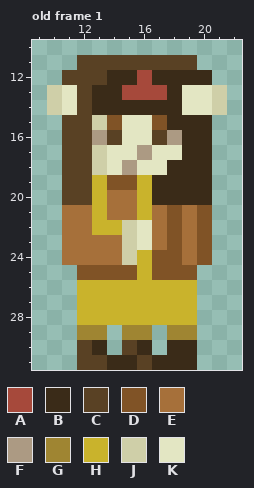
File history of a pixel-art file, assets/Actor/NPC/Fluffy.ase. This is how it looked before the edit.
32x32 pixels, 1 frame. Shown: old frame 1: x 9..22, y 10..31. The commit also changed other frames, which this record leaves out.
Visible layers, top first: "right", "left".
Palette (. is transparent): A #a6493b  B #3a2b18  C #594124  D #805326  E #a6703a  F #ac9a83  G #9f8532  H #c9b32c  J #cfcfa8  K #e3e6c3
Pixels before, old frame 1, first column x 10:
11 ..CCCCCCCC..
12 .CCCBBABBBB.
13 JKCBBAAABKKJ
14 JKCBBBBBBKKJ
15 .CCJDKKDBBB.
16 .CCFCKKCFBB.
17 .CCJKKFKKBB.
18 .CCJKFKKBBB.
19 .CCHDDHBBBB.
20 .CCHEEHBBBB.
21 .EEHEEHEDED.
22 .EEHHJKEDED.
23 .EEEEJKEDED.
24 .EEEEJHDDED.
25 ..DDDDHDDD..
26 ..HHHHHHHH..
27 ..HHHHHHHH..
28 ..HHHHHHHH..
29 ..GG.GG.GG..
30 ..CB.CB.BB..
31 ..CCBBCBBB..
And afterwards:
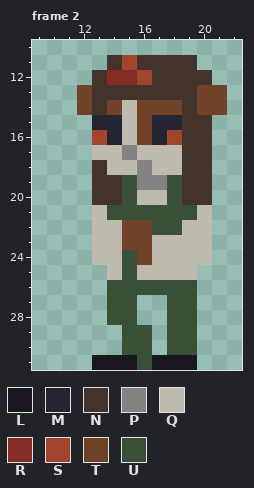
Colours new in this view: L #1b1620  M #242433  N #42332b  P #838383  Q #bebaae  R #832d25  S #a1462c  T #704329  U #395038
A new or re-ordered frame is compared with the old frame closest to it.
Difference:
frames 1 -> 3
layer "Idle" added
layer "left" removed
layer "right" removed
Changed rows in their new state; - is an unchanged pixel.
Frame 2 is new; against old frame 1:
first column x 10:
11 --..NSNNNN--
12 -..NRRSNNNN-
13 ..TNNNNNNNTT
14 ..TNTQTTTNTT
15 -..MMQTMMNN-
16 -..SMQTMSNN-
17 -..QQPQQQNN-
18 -..NQQPQQNN-
19 -..NNUPPUNN-
20 -..NNUQQUNN-
21 -..QUUUUUUQ-
22 -..QQTTUUQQ-
23 -..QQTTQQQQ-
24 -..QQUTQQQQ-
25 --..QUQQQQ--
26 --..UUUUUU--
27 --..UU..UU--
28 --..UU..UU--
29 --..-UU-UU--
30 --..-UU-UU--
31 --.LLLULLL--
Changed places in both pictures, as pixel boxes (x1, y1, x2, y2):
changed: (47, 55, 227, 370)
